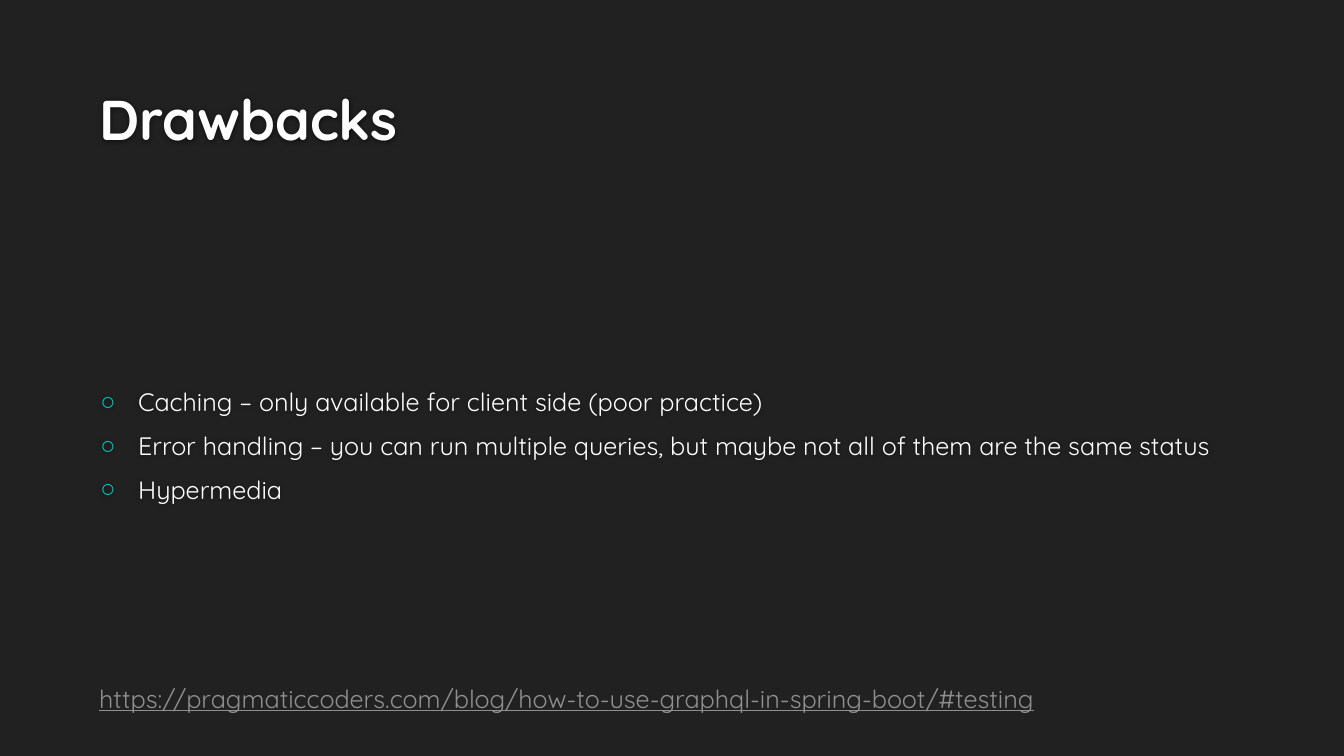
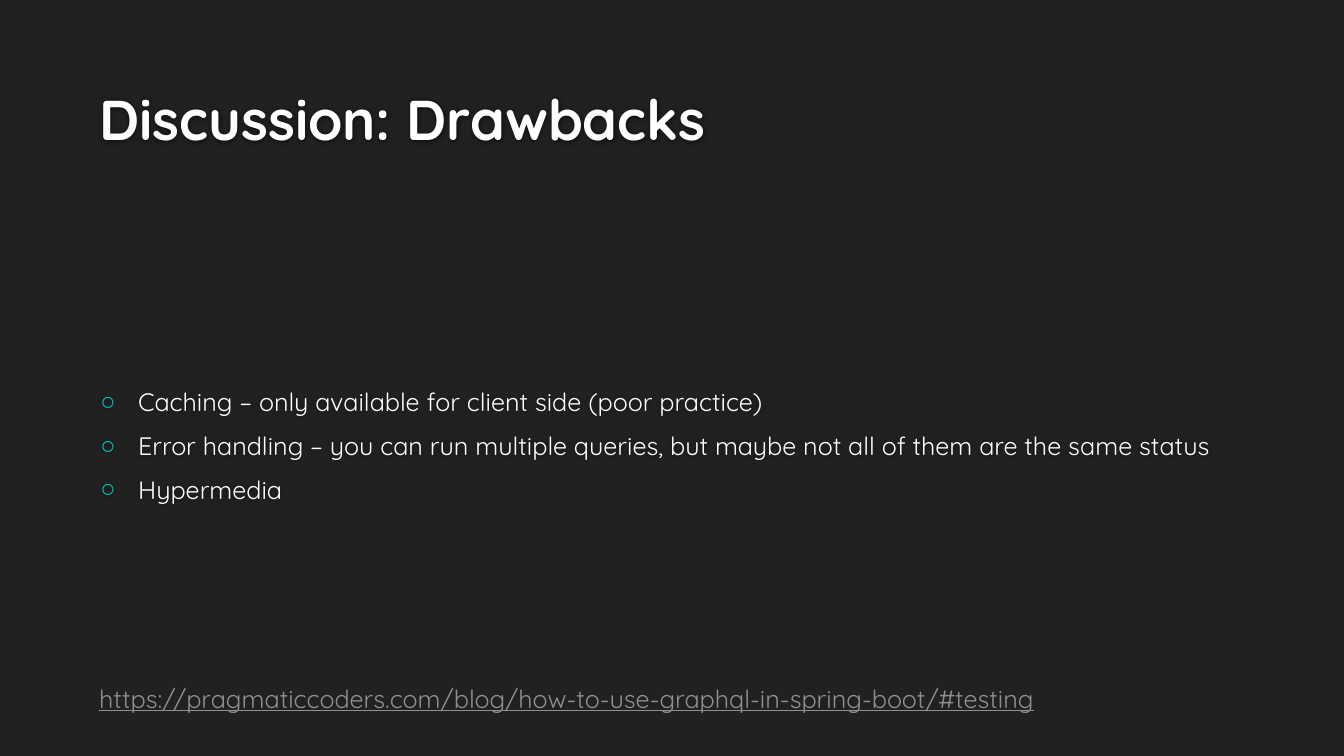
Before and after one commit to QimingChen/spring_graphql, a slide deck: slide 10 of example3/graphql.pptx. Drawn at 1344x756 pixels with LibreOffice and Linux fonts; fonts in the diff are those of the drawing; background and template pictures are left out. Boxes give left, top, right and bottom in pixels: in the first picture for what was removed or moved away, otherwise in the second. Text is boxed around its words. In the diff, an @@ line names an element or a change of style, - is before the commit and + after.

```diff
--- a/example3/graphql.pptx
+++ b/example3/graphql.pptx
@@ title at <box>99,98,705,141</box>: text changed @@
-Drawbacks
+Discussion: Drawbacks
```
Also in this commit, not shown: 7 other slides changed.
